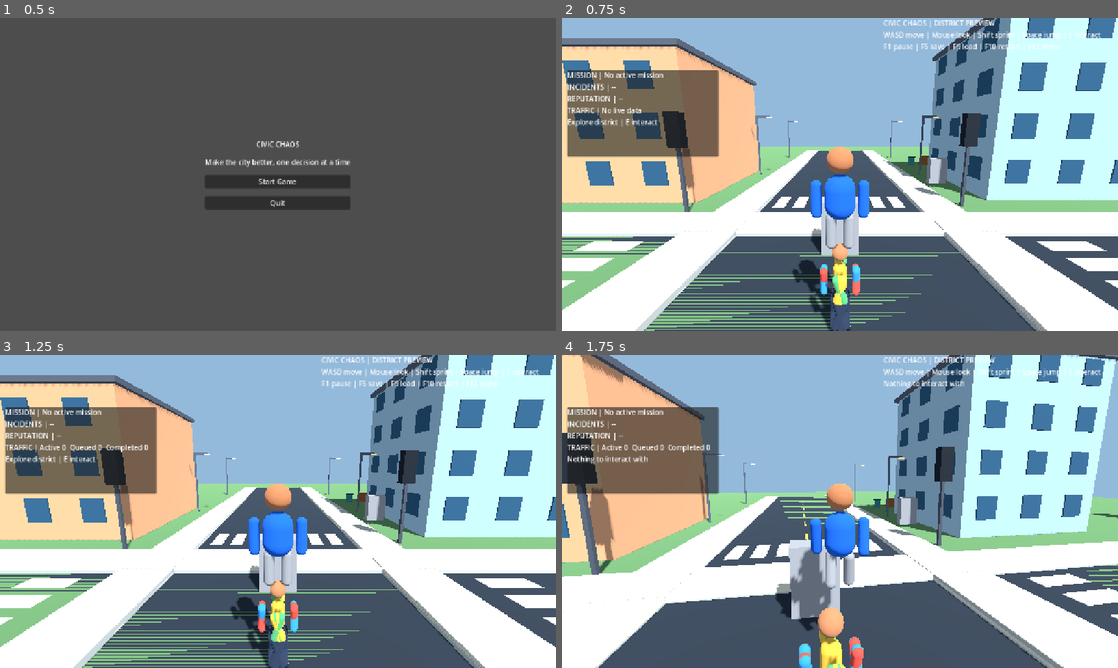
Above: before the commit, frames 1-4 (two rows, left to right).
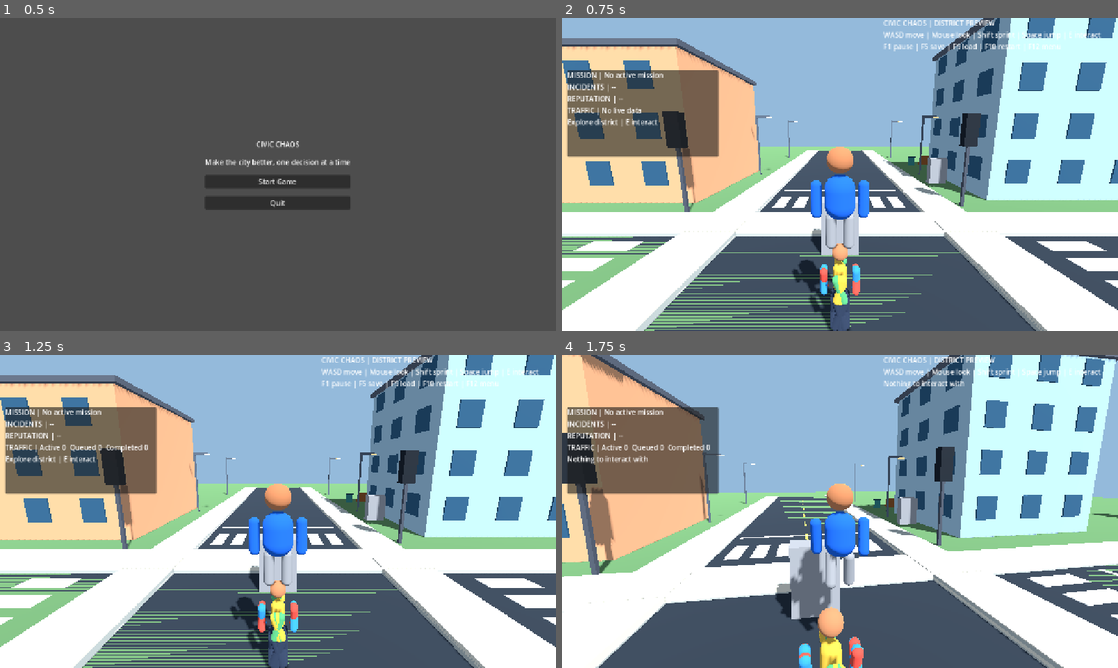
Above: after the commit, the same moments.

Repository: gauravprajapat-23/civic-chaos
Game: Godot game, scene res://scenes/core/menu.tscn
Two runs of this game, one before a commit and one after it. Both use one fixed random seed, a clock stepped at 60 frames per second and the inputs below.
Inputs (mouse positions are in pixels of both pictures, inside the frame that each line leads up to):
- Up to frame 1 (0.5 s): no input
- Up to frame 2 (0.75 s): click "Start Game" at 0.5 s
- Up to frame 3 (1.25 s): no input
- Up to frame 4 (1.75 s): tap Enter at 1.25 s; move the mouse to (867, 511) at 1.27 s; hold W (move_forward) from 1.28 s (still down); hold E (interact) from 1.28 s (still down); tap Space (jump) at 1.52 s

Frame 1 is identical in both runs. In frame 2, less than 0.1% of the frame differs, in the area x 40-60%, y 54-56%; in frame 3, less than 0.1%; in frame 4, less than 0.1%, in the area x 32-100%, y 56-71%.

Commit message:
feat(graphics): painted stop bars at all four junction approaches

Diff:
--- a/scripts/world/neighborhood.gd
+++ b/scripts/world/neighborhood.gd
@@ -35,6 +35,7 @@
             _block("Building_%d_%d" % [x, z], center, Vector3(width, height, width))
     _lane_markings(half, road_half)
     _curb_accents(half, road_half)
+    _stop_bars(road_half)
     # Paint individual zebra stripes instead of a single white slab.
     var crossing_material := _material(Color(0.96, 0.96, 0.91))
     for arm in range(4):
@@ -118,6 +119,18 @@
                 marking.position = Vector3(0, 0.025, float(side) * distance) if axis == 0 else Vector3(float(side) * distance, 0.025, 0)
                 add_child(marking)
 
+func _stop_bars(road_half: float) -> void:
+    var paint := _material(Color(0.93, 0.91, 0.82))
+    var offset: float = road_half + sidewalk_width + 4.5
+    for side in [-1, 1]:
+        var sign_value: float = float(side)
+        _facade_panel(self, "StopBar_NS_%d" % side,
+            Vector3(0, 0.052, sign_value * offset),
+            Vector3(road_width - 0.7, 0.012, 0.24), paint)
+        _facade_panel(self, "StopBar_EW_%d" % side,
+            Vector3(sign_value * offset, 0.052, 0),
+            Vector3(0.24, 0.012, road_width - 0.7), paint)
+
 func _curb_accents(half: float, road_half: float) -> void:
     # Thin raised edges add street depth without extra physics or textures.
     var curb_material := _material(Color(0.81, 0.78, 0.69))
